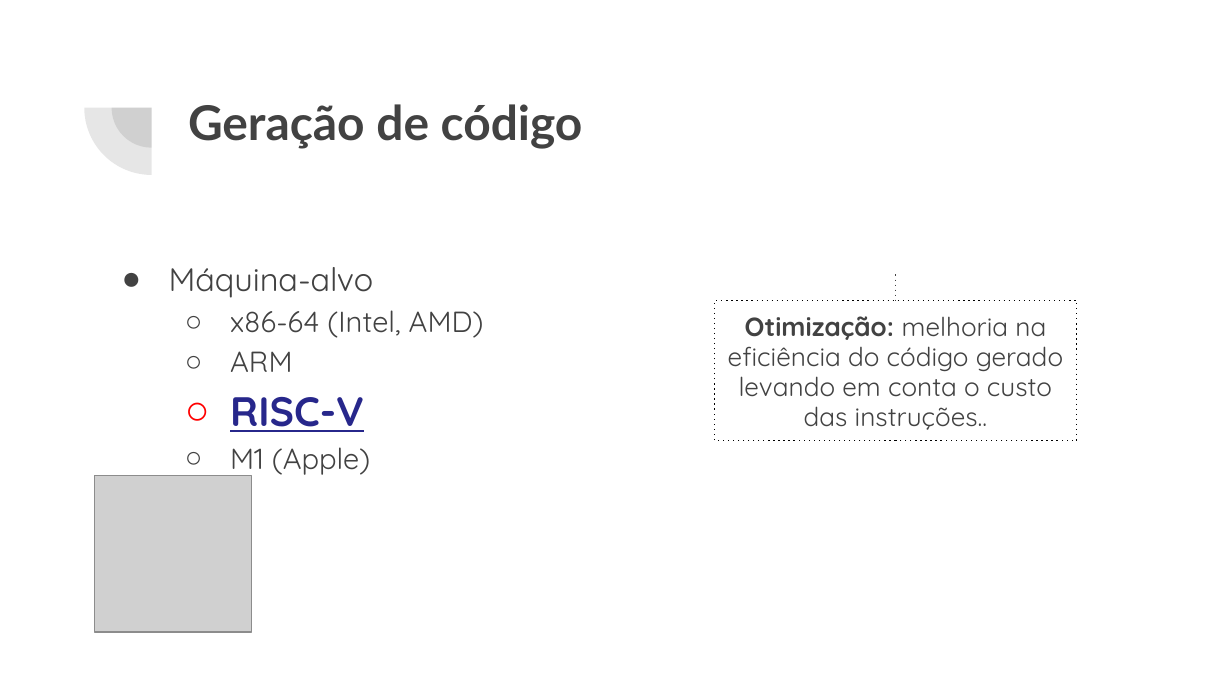
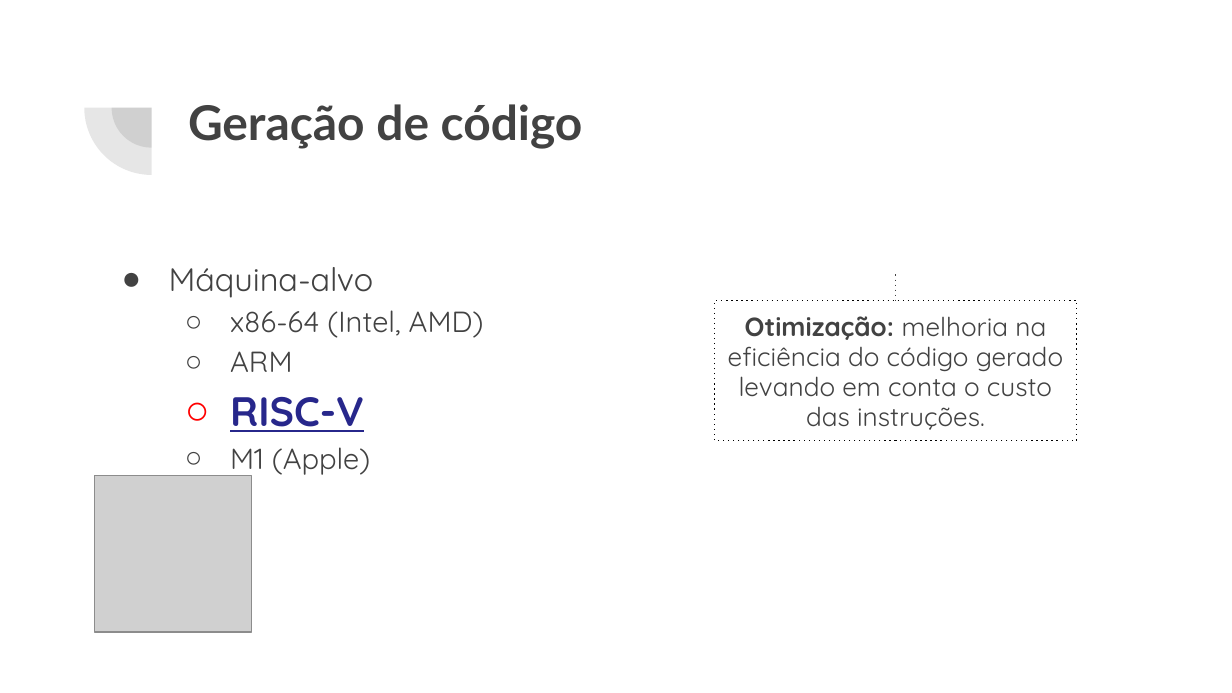
Before and after one commit to ajholanda/edu-compiladores, a slide deck: slide 4 of slides/geracao_codigo.pptx. Drawn at 1232x693 pixels with LibreOffice and Linux fonts; fonts in the diff are those of the drawing; grey boxes stand for pictures. Boxes give left, top, right and bottom in pixels: in the first picture for what was removed or moved away, otherwise in the second. Text is boxed around its words. In the diff, an @@ line names an element or a change of style, - is before the commit and + after.

```diff
--- a/slides/geracao_codigo.pptx
+++ b/slides/geracao_codigo.pptx
@@ text at [728,316,1063,430]: text changed @@
-Otimização: melhoria na eficiência do código gerado levando em conta o custo das instruções..
+Otimização: melhoria na eficiência do código gerado levando em conta o custo das instruções.
```
Also in this commit, not shown: 2 other slides changed.
